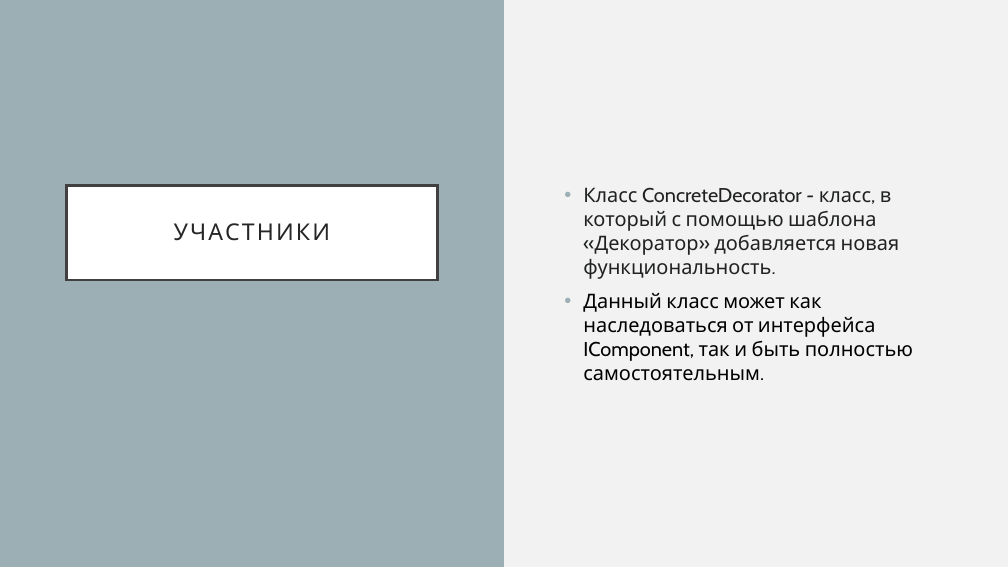
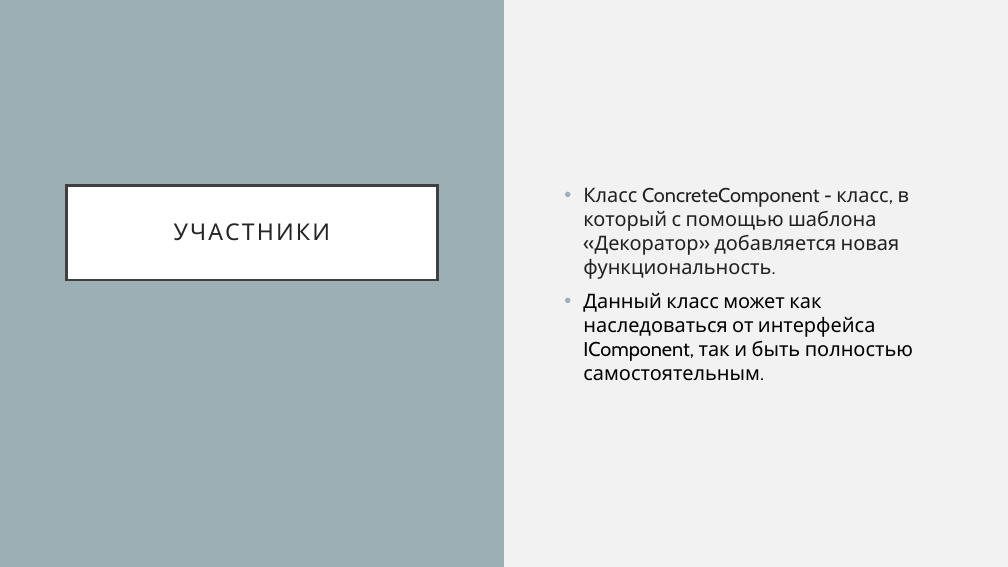
Before and after one commit to NemoNology/New-IT, a slide deck: slide 7 of Lab-s/Patterns/Decorator/Presentation.pptx. Drawn at 1008x567 pixels with LibreOffice and Linux fonts; fonts in the diff are those of the drawing. Boxes give left, top, right and bottom in pixels: in the first picture for what was removed or moved away, otherwise in the second. Text is boxed around its words. In the diff, an @@ line names an element or a change of style, - is before the commit and + after.

Commit message:
Decorator pattern:
Changed:
+ Presentation - B 1.0

```diff
--- a/Lab-s/Patterns/Decorator/Presentation.pptx
+++ b/Lab-s/Patterns/Decorator/Presentation.pptx
@@ text at <box>583,187,909,279</box>: text changed @@
-• Класс ConcreteDecorator - класс, в который с помощью шаблона «Декоратор» добавляется новая функциональность.
+• Класс ConcreteComponent - класс, в который с помощью шаблона «Декоратор» добавляется новая функциональность.
```
Also in this commit, not shown: 1 other slide changed, 15 slides added, 4 slides removed.
